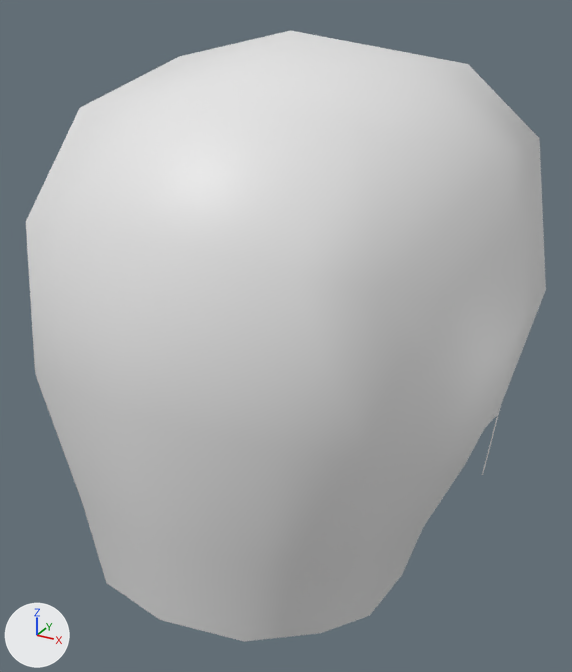
The glTF model assets/Converted Models/HairStyle/Human Male/Martial arts male hair 01.glb as it was, and as the next commit left it.
Camera for both pictures: a 50 mm lens placed at (0.128, -0.228, 0.174), pointed at (0.0, 0.006, 0.057). Arrows for +X, +Y and +Z are at lower left; the lights stay in place. The picture after the commit comes second.

Names of what the first picture shows: 'ͷ��02_0'.
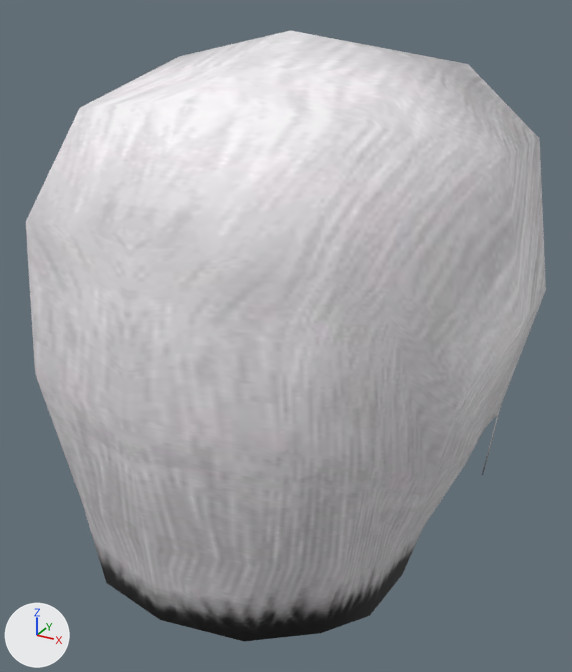
Where the change shows, as pixel boxes (x1, y1, x2, y2) in the pictures (572 x 672 px):
'ͷ��02_0', recoloured: (26, 35, 542, 641) in both

Diff of the bpy script that builds the scene:
```diff
--- a/assets/Converted Models/HairStyle/Human Male/Martial arts male hair 01.glb.py
+++ b/assets/Converted Models/HairStyle/Human Male/Martial arts male hair 01.glb.py
@@ img_tex_2251939496341131144 @@
+img_tex_2251939496341131144 = load_image('tex_2251939496341131144', '_unpacked/tex_2251939496341131144', 512, 512, 'sRGB')
@@ mat_头发02_0_mat @@
+mat_头发02_0_mat = principled_material('头发02_0_mat')
+mat_头发02_0_mat.texture = img_tex_2251939496341131144
@@ me_ͷ__02_0 @@
 me_ͷ__02_0.from_pydata(...)  # 74 vertices, 114 faces; spans x -0.084..0.083, y -0.085..0.109, z -0.024..0.162
+me_ͷ__02_0.materials.append(mat_头发02_0_mat)  # picture img_tex_2251939496341131144
```
